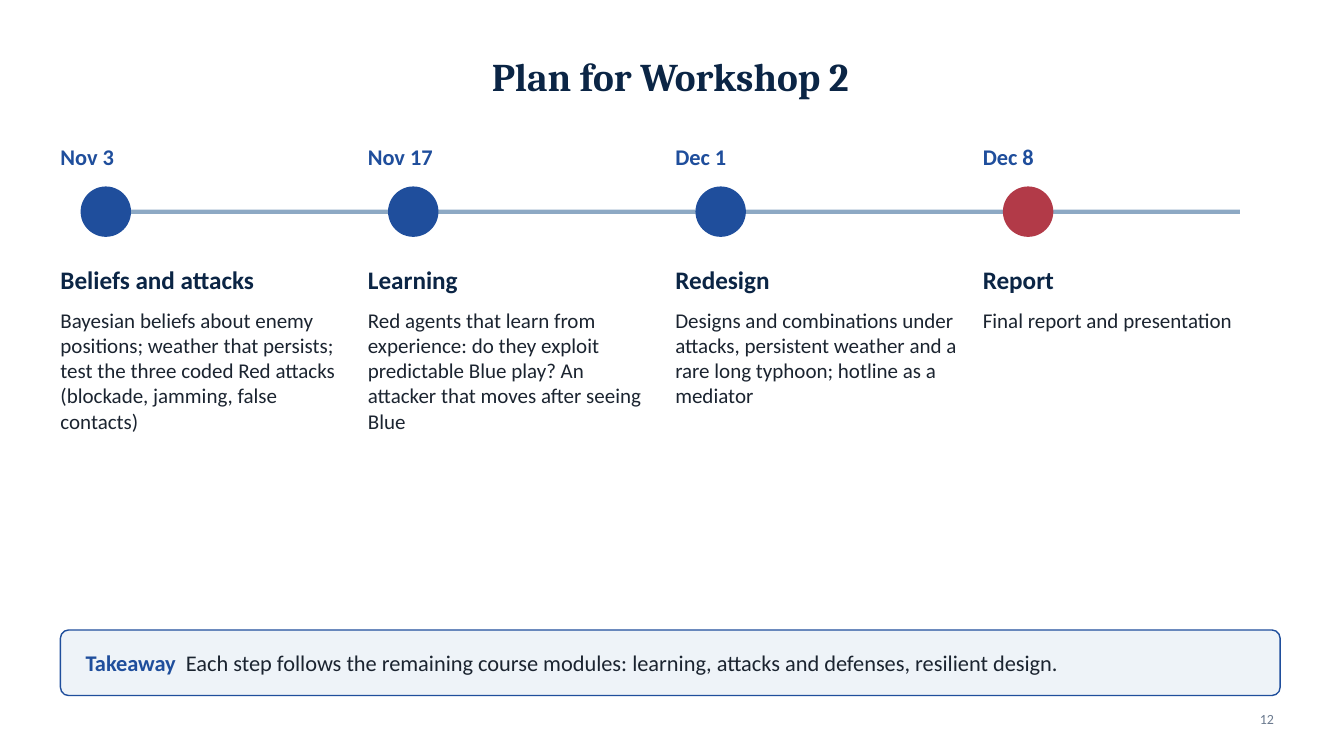
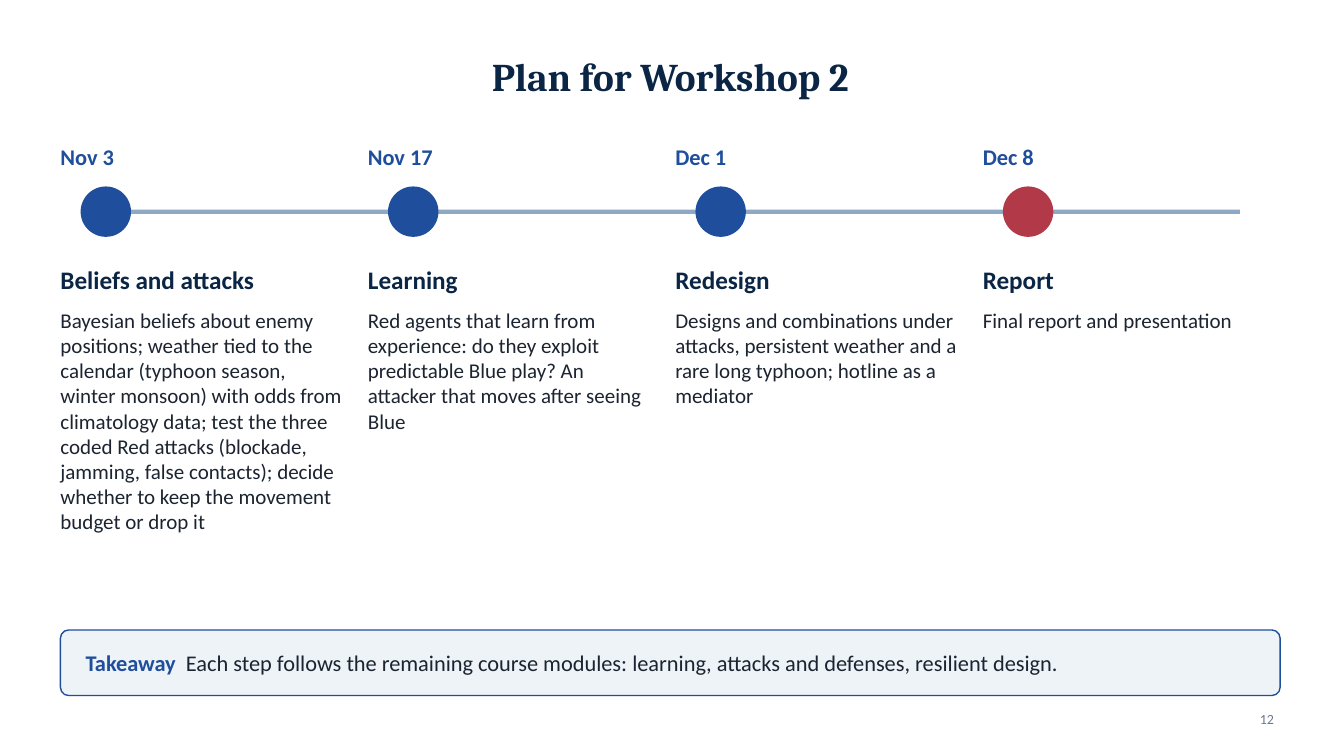
Before and after one commit to draggin-anchor/6.S974-Wargaming-Term-Project, a slide deck: slide 12 of deliverables/02-workshop1-slides.pptx. Drawn at 1344x756 pixels with LibreOffice and Linux fonts; fonts in the diff are those of the drawing. Boxes give left, top, right and bottom in pixels: in the first picture for what was removed or moved away, otherwise in the second. Text is boxed around its words. In the diff, an @@ line names an element or a change of style, - is before the commit and + after.

```diff
--- a/deliverables/02-workshop1-slides.pptx
+++ b/deliverables/02-workshop1-slides.pptx
@@ text at box(60, 313, 341, 533): text changed @@
-Bayesian beliefs about enemy positions; weather that persists; test the three coded Red attacks (blockade, jamming, false contacts)
+Bayesian beliefs about enemy positions; weather tied to the calendar (typhoon season, winter monsoon) with odds from climatology data; test the three coded Red attacks (blockade, jamming, false contacts); decide whether to keep the movement budget or drop it
```
Also in this commit, not shown: 5 other slides changed, 5 other files.
